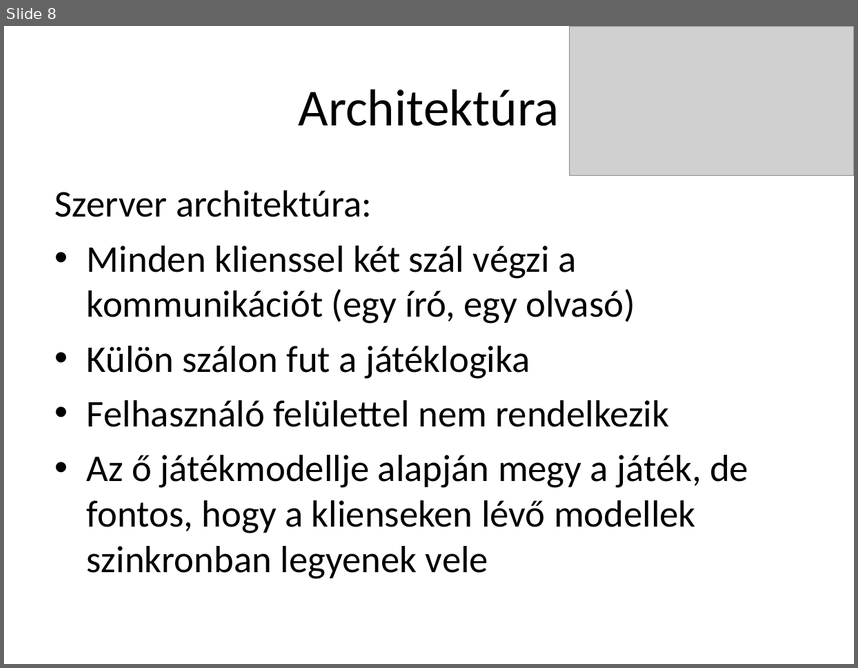
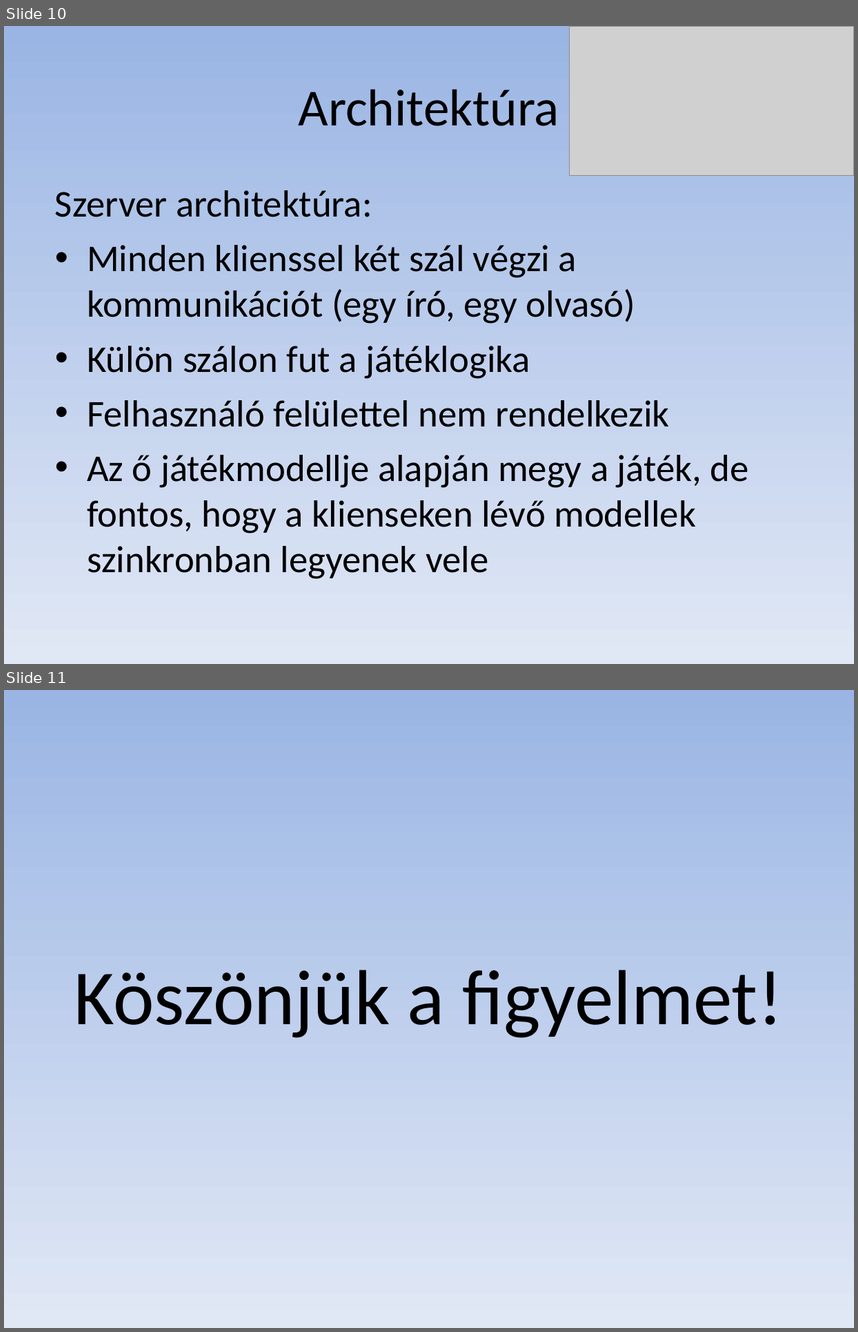
Before and after one commit to tbilles/Risk, a slide deck: doc/Risk_presentation.ppt. Shown one above the other, each under a label of ours: slide 8 before the commit, slides 10 and 11 after it. The pictures are 858x668 and 858x1332 pixels, drawn with LibreOffice and Linux fonts; fonts in the diff are those of the drawing; grey boxes stand for pictures. Boxes give left, top, right and bottom in pixels: in the first picture for what was removed or moved away, otherwise in the second. Text is boxed around its words. In the diff, an @@ line names an element or a change of style, - is before the commit and + after.

```diff
--- a/doc/Risk_presentation.ppt
+++ b/doc/Risk_presentation.ppt
@@ slide 11 added at [4, 690, 854, 1328], background gradient #9AB5E4 to #E1E8F5 @@
@@ text added at [74, 969, 784, 1038], 66 pt, text #000000 @@
+Köszönjük a figyelmet!
@@ what was slide 8 is now slide 10 @@
@@ slide 10 changed as well @@
@@ background #FFFFFF to gradient #9AB5E4 to #E1E8F5 @@
```
Also in this commit, not shown: 7 other slides changed, 2 other slides added.
